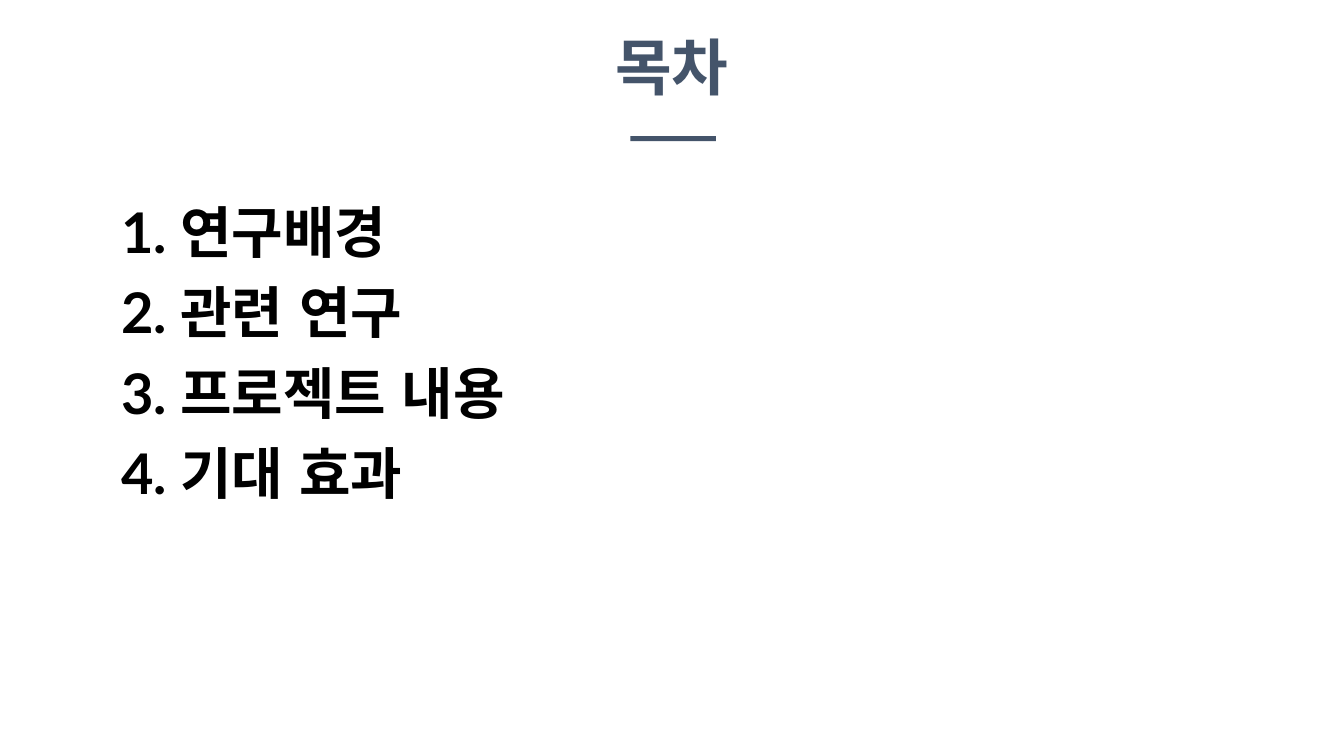
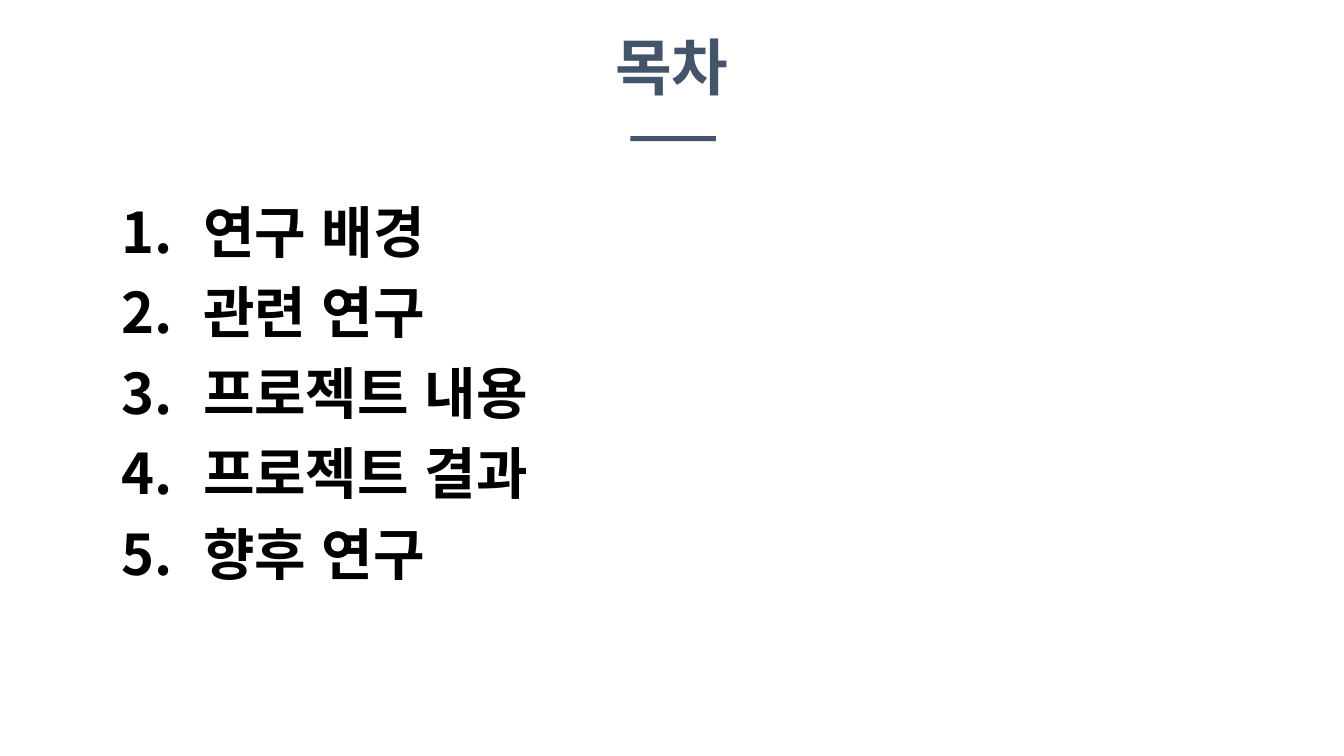
Before and after one commit to realuda/KHU2022-CapstoneDesign2-LCI, a slide deck: slide 2 of doc/발표자료/0927_캡스톤디자인2_발표자료_2016104118김형석.pptx. Drawn at 1344x756 pixels with LibreOffice and Linux fonts; fonts in the diff are those of the drawing. Boxes give left, top, right and bottom in pixels: in the first picture for what was removed or moved away, otherwise in the second. Text is boxed around its words. In the diff, an @@ line names an element or a change of style, - is before the commit and + after.

```diff
--- a/doc/발표자료/0927_캡스톤디자인2_발표자료_2016104118김형석.pptx
+++ b/doc/발표자료/0927_캡스톤디자인2_발표자료_2016104118김형석.pptx
@@ text at (203, 206, 528, 580): text changed @@
-1. 연구배경
-2. 관련 연구
-3. 프로젝트 내용
-4. 기대 효과
+1. 연구 배경
+2. 관련 연구
+3. 프로젝트 내용
+4. 프로젝트 결과
+5. 향후 연구
```
Also in this commit, not shown: 3 other slides changed, 16 other files.
